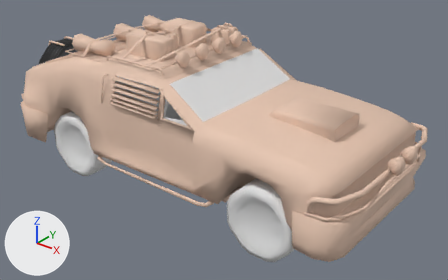
Before and after pictures for a commit that changed the FBX model Assets/Art/Models/Racing/MustandPostApocolyptic.fbx.
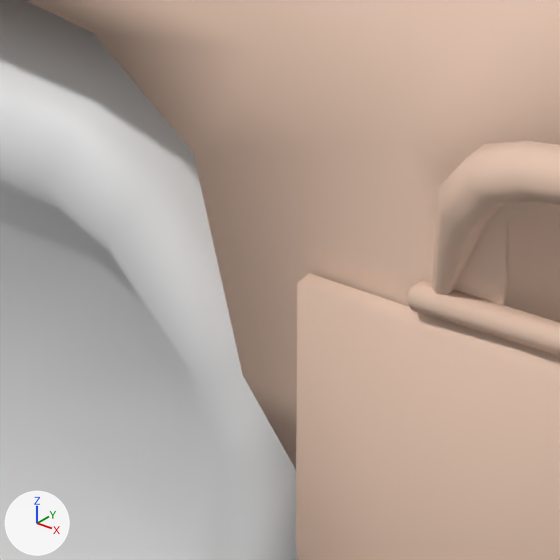
The first picture shows the older version from a 50 mm lens placed at (2.67, -3.25, 2.06), pointed at (0.04, 0.03, 0.03). The close-ups show both versions on the part from 58% to 71% of the width and 65% to 86% of the height of that picture; other places that the commit changed are outside them. Lighting does not change. The marker at lower left points along +X, +Y and +Z. Where no turn or scale is listed for an object, it has been applied to the vertices. Vertices at the same position are counted once.

The scene before the commit, as lines of its bpy script (objects in view):
```python
me_circle_005 = bpy.data.meshes.new('Circle.005')
me_circle_005.from_pydata(...)  # 65 vertices, 71 faces; spans x -0.249..0.249, y -0.062..0.129, z -0.249..0.249
me_cube = bpy.data.meshes.new('Cube')
me_cube.from_pydata(...)  # 2192 vertices, 1936 faces; spans x -1.83..1.48, y -0.67..0.67, z -0.13..0.83
# faces by material slot: [1865, 71]
me_cube.materials.append(mat_car)  # its picture is missing
me_cube.materials.append(mat_wheel)  # picture img_wheel2_png
# before: 1149 (1.03, -0.62, 0.04) at pixel (242, 375), 1150 (1.03, -0.37, 0.04)
ob_car = bpy.data.objects.new('Car', me_cube)
ob_car.location = (0.0, 0.0, 0.0)
ob_wheelrf = bpy.data.objects.new('WheelRf', me_circle_005)
ob_wheelrf.location = (0.8122, -0.5496, -0.0853)
```
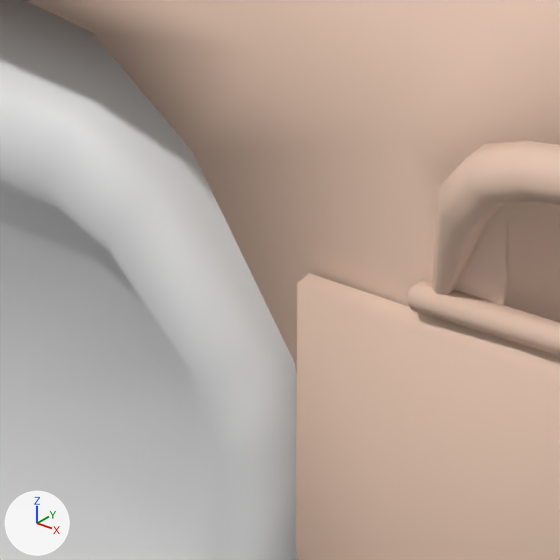
Location of each change, (x1, y1, x2, y2) in pixels of the close-ups (560 x 560 px; the box of a moved part takes in the faces that stretch with it):
part 1 of me_cube, moved or reshaped
    before: (193, 50, 507, 469)
    after: (193, 50, 507, 374)

What the commit changed:
me_cube is used by ob_car; location (0.0, 0.0, 0.0).
Verts and faces of me_cube; kept vertices keep their numbers, new ones are numbered from 2192.
me_cube had 2192 vertices, 1936 faces and spanned x -1.83..1.48, y -0.67..0.67, z -0.13..0.83.
me_cube now has 2206 vertices, 1951 faces and spans x -1.83..1.48, y -0.67..0.67, z -0.13..0.83.
Part 1, on me_cube:
Vertex 1149 moves to (1.07, -0.62, 0.07), pixel (294, 362).
Vertex 1150 moves to (1.07, -0.37, 0.07).
